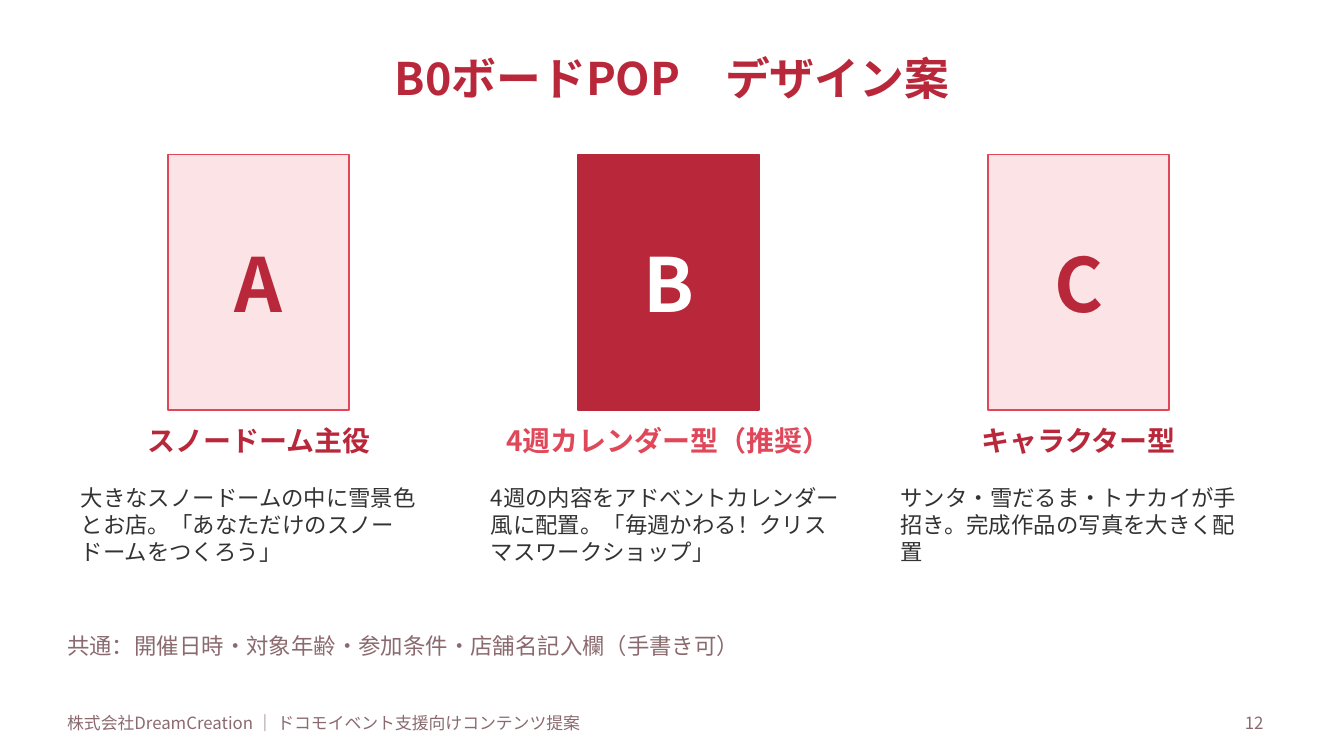
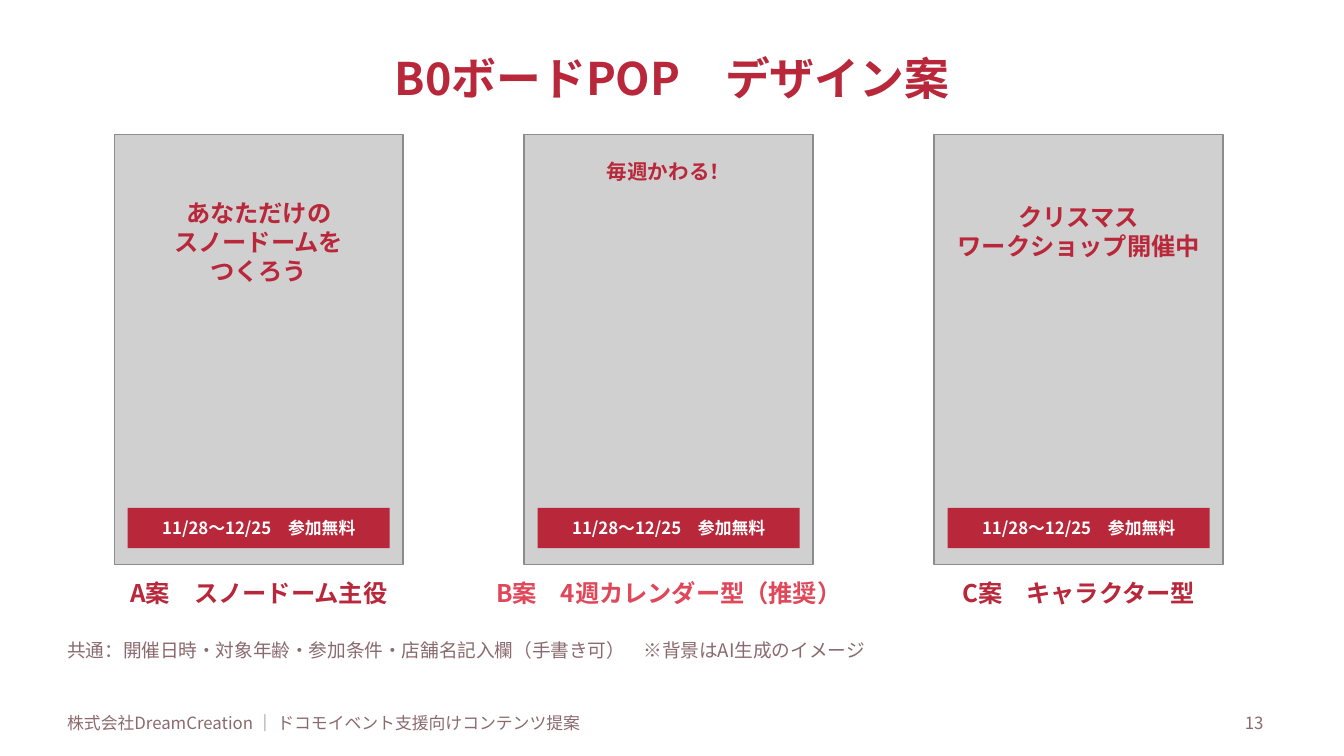
Before and after one commit to lunamax77/-next-vision, a slide deck: slide 13 of docs/proposals/2026-12_docomo_christmas-ws/企画書_NTTドコモ_クリスマスWS.pptx (slide 12 before the commit). Drawn at 1344x756 pixels with LibreOffice and Linux fonts; fonts in the diff are those of the drawing; grey boxes stand for pictures. Boxes give left, top, right and bottom in pixels: in the first picture for what was removed or moved away, otherwise in the second. Text is boxed around its words. In the diff, an @@ line names an element or a change of style, - is before the commit and + after.

```diff
--- a/docs/proposals/2026-12_docomo_christmas-ws/企画書_NTTドコモ_クリスマスWS.pptx
+++ b/docs/proposals/2026-12_docomo_christmas-ws/企画書_NTTドコモ_クリスマスWS.pptx
@@ picture added at bbox=[114, 134, 403, 564] @@
@@ picture added at bbox=[524, 134, 813, 564] @@
@@ picture added at bbox=[934, 134, 1223, 564] @@
@@ rectangle removed at bbox=[168, 155, 349, 410] @@
@@ rectangle removed at bbox=[578, 155, 759, 410] @@
@@ text added at bbox=[607, 161, 730, 181], 11 pt, text #B8283A, bold @@
+毎週かわる！
@@ text "クリスマス" at bbox=[958, 206, 1200, 257]: vertical alignment top to middle @@
@@ rectangle removed at bbox=[988, 155, 1169, 410] @@
@@ text at bbox=[174, 202, 343, 282]: text changed; size 40 to 13 pt @@
-A
+あなただけの
+スノードームを
+つくろう
@@ text at bbox=[958, 206, 1200, 257]: text changed; size 12 to 13 pt; text colour #333333 to #B8283A; bold on @@
-4週の内容をアドベントカレンダー風に配置。「毎週かわる！クリスマスワークショップ」
+クリスマス
+ワークショップ開催中
@@ text removed at bbox=[643, 256, 694, 312] @@
-B
@@ text removed at bbox=[1054, 255, 1103, 313] @@
-C
@@ text removed at bbox=[81, 487, 416, 562] @@
-大きなスノードームの中に雪景色とお店。「あなただけのスノードームをつくろう」
@@ rectangle added at bbox=[128, 508, 390, 548], fill #B8283A, 9 pt, text #FFFFFF, bold @@
+11/28〜12/25 参加無料
@@ rectangle added at bbox=[538, 508, 800, 548], fill #B8283A, 9 pt, text #FFFFFF, bold @@
+11/28〜12/25 参加無料
@@ text removed at bbox=[901, 487, 1237, 561] @@
-サンタ・雪だるま・トナカイが手招き。完成作品の写真を大きく配置
@@ rectangle added at bbox=[948, 508, 1210, 548], fill #B8283A, 9 pt, text #FFFFFF, bold @@
+11/28〜12/25 参加無料
@@ text at bbox=[130, 581, 387, 604]: text changed; size 15 to 13 pt @@
-スノードーム主役
+A案 スノードーム主役
@@ text at bbox=[496, 581, 842, 605]: text changed; size 15 to 13 pt @@
-4週カレンダー型（推奨）
+B案 4週カレンダー型（推奨）
@@ text at bbox=[962, 581, 1195, 605]: text changed; size 15 to 13 pt @@
-キャラクター型
+C案 キャラクター型
@@ text at bbox=[67, 641, 865, 659]: text changed; size 12 to 10 pt @@
-共通：開催日時・対象年齢・参加条件・店舗名記入欄（手書き可）
+共通：開催日時・対象年齢・参加条件・店舗名記入欄（手書き可） ※背景はAI生成のイメージ
@@ page number at bbox=[1245, 716, 1264, 729]: text changed @@
-12
+13
```
Also in this commit, not shown: 2 other slides changed, 2 slides added, 1 slide removed, 17 other files.
